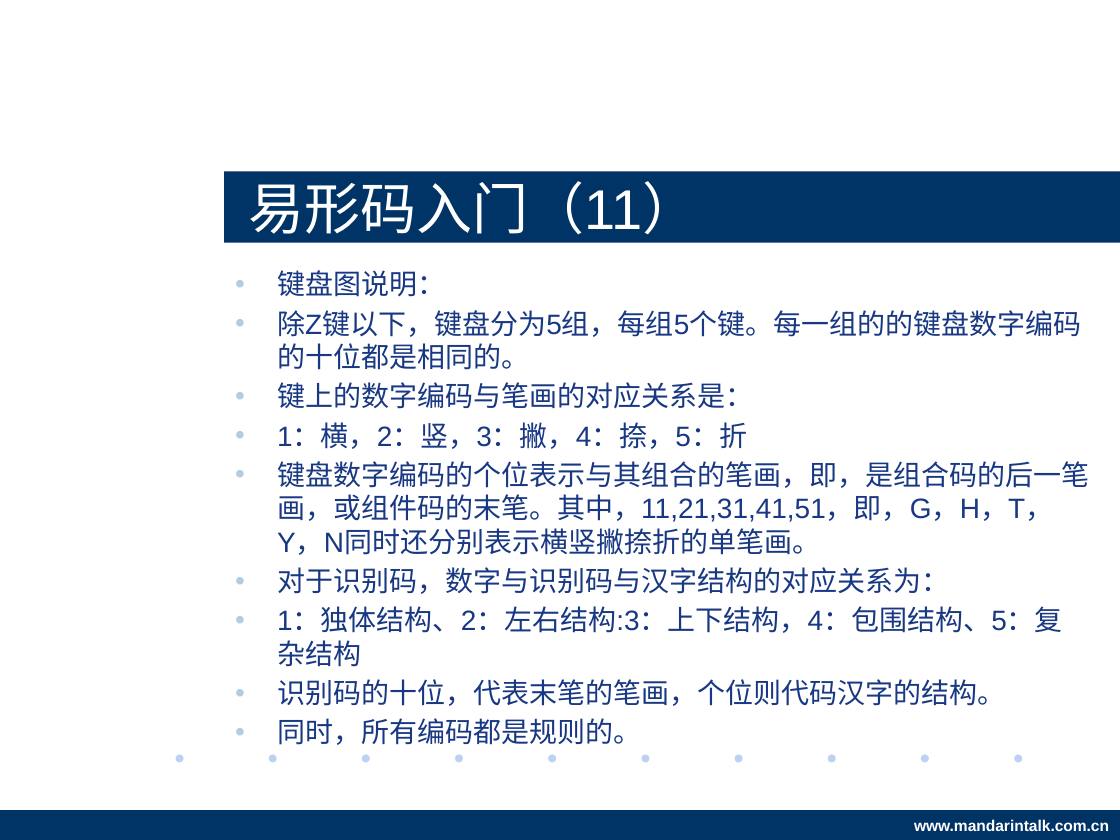
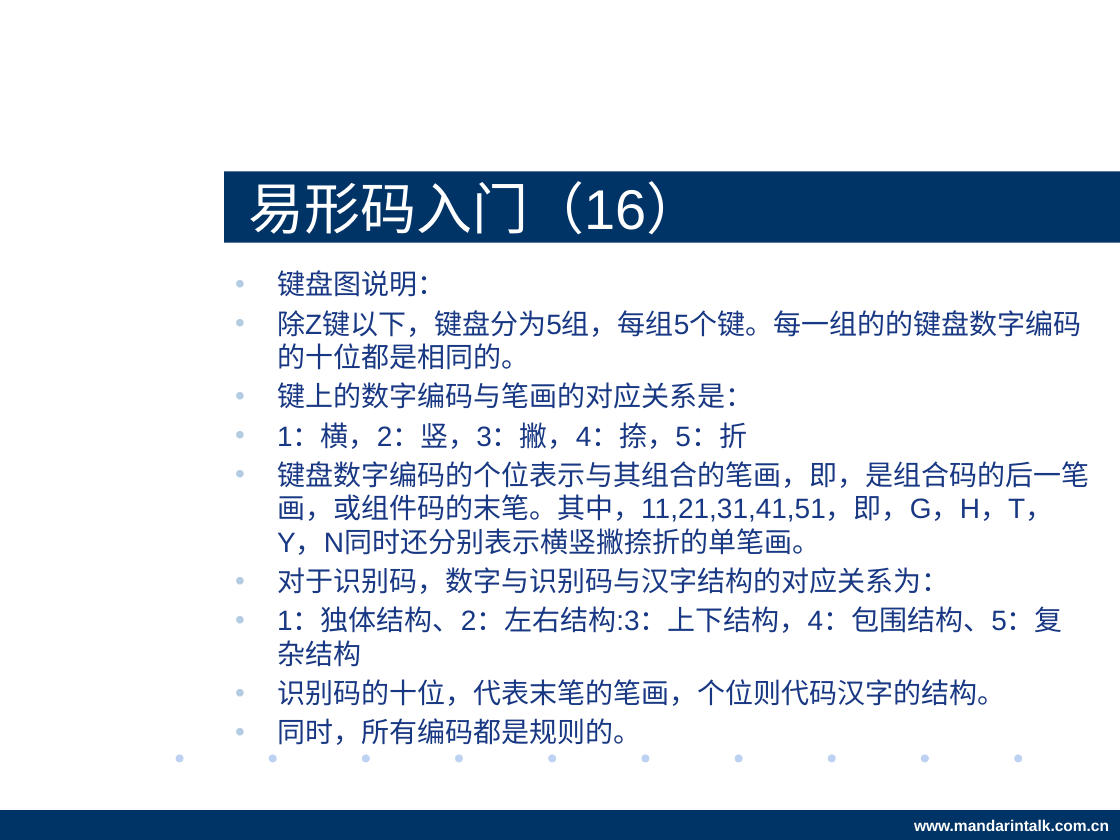
Before and after one commit to BardoQi/eShine, a slide deck: slide 30 of docs/project_summary.pptx (slide 25 before the commit). Drawn at 1120x840 pixels with LibreOffice and Linux fonts; fonts in the diff are those of the drawing; background and template pictures are left out. Boxes give left, top, right and bottom in pixels: in the first picture for what was removed or moved away, otherwise in the second. Text is boxed around its words. In the diff, an @@ line names an element or a change of style, - is before the commit and + after.

```diff
--- a/docs/project_summary.pptx
+++ b/docs/project_summary.pptx
@@ title at (248, 181, 702, 244): text changed @@
-易形码入门（11）
+易形码入门（16）
```
Also in this commit, not shown: 11 other slides changed, 6 slides added.
